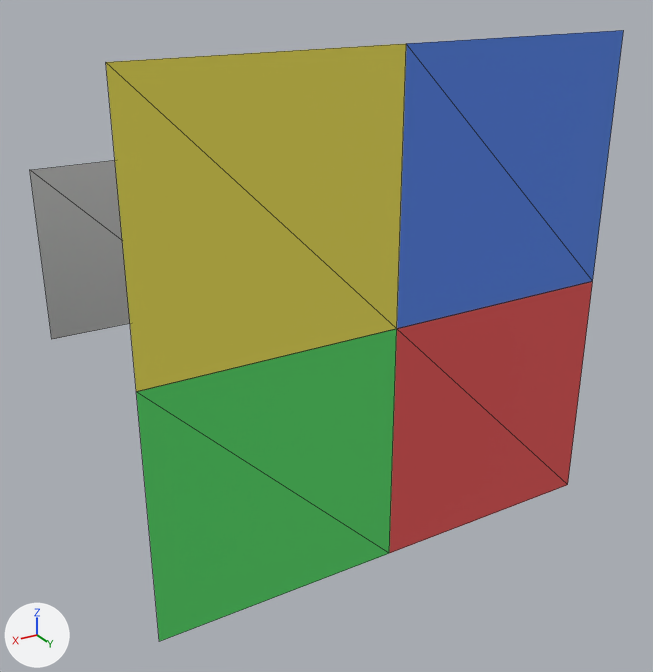
The glTF model assets/glass_fixture.gltf: old version first, new version second.
One viewpoint serves both versions: a 50 mm lens placed at (1.8, 4.0, 2.29), pointed at (-0.05, 0.91, 0.74). Arrows for +X, +Y and +Z are at lower left; the lights stay in place. The older version comes first. Mesh edges are drawn as thin lines. Where no turn or scale is listed for an object, it has been applied to the vertices.

Names of what the first picture shows: 'backdrop_blue', 'backdrop_green', 'backdrop_red', 'backdrop_yellow', 'glass_frosted'.
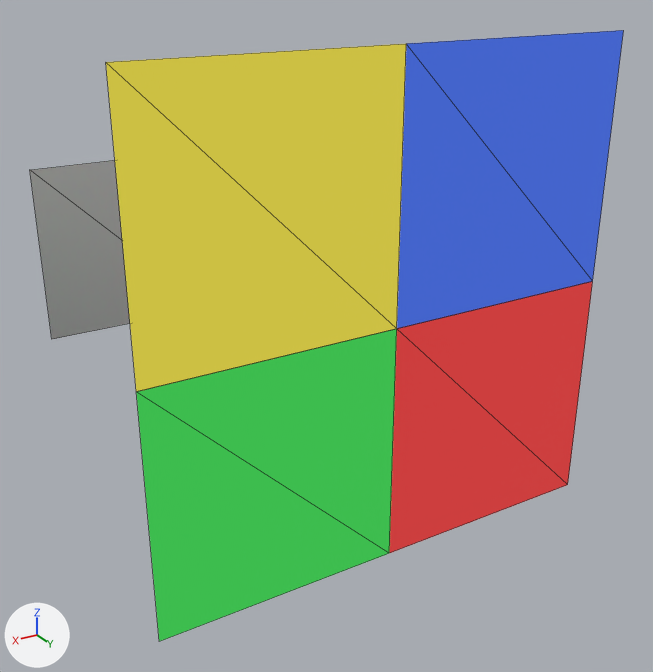
What differs and where, as boxes [x1, y1, x2, y2] in the pictures (653 x 672 px):
'backdrop_yellow', recoloured, surface changed
    both: [106, 44, 406, 392]
'backdrop_green', recoloured, surface changed
    both: [136, 329, 397, 641]
'backdrop_blue', recoloured, surface changed
    both: [397, 30, 624, 328]
'backdrop_red', recoloured, surface changed
    both: [390, 281, 593, 553]

The edits, one by one:
Material 'backdrop_red' (mat_backdrop_red) changes colour from red #ed5959 to black #000000; in linear values from (0.85, 0.1, 0.1) to (0.0, 0.0, 0.0).
In material 'backdrop_red' (mat_backdrop_red), emission_color is now set to (0.6, 0.04, 0.04), red #cb3838.
In material 'backdrop_red' (mat_backdrop_red), emission_strength is now set to 1.0.
Material 'backdrop_green' (mat_backdrop_green) changes colour from green #59e16c to black #000000; in linear values from (0.1, 0.75, 0.15) to (0.0, 0.0, 0.0).
In material 'backdrop_green' (mat_backdrop_green), emission_color is now set to (0.04, 0.5, 0.07), green #38bc4b.
In material 'backdrop_green' (mat_backdrop_green), emission_strength is now set to 1.0.
Material 'backdrop_blue' (mat_backdrop_blue) changes colour from blue #5989ed to black #000000; in linear values from (0.1, 0.25, 0.85) to (0.0, 0.0, 0.0).
In material 'backdrop_blue' (mat_backdrop_blue), emission_color is now set to (0.05, 0.12, 0.6), blue #3f61cb.
In material 'backdrop_blue' (mat_backdrop_blue), emission_strength is now set to 1.0.
Material 'backdrop_yellow' (mat_backdrop_yellow) changes colour from yellow #f3e759 to black #000000; in linear values from (0.9, 0.8, 0.1) to (0.0, 0.0, 0.0).
In material 'backdrop_yellow' (mat_backdrop_yellow), emission_color is now set to (0.6, 0.52, 0.05), yellow #cbbf3f.
In material 'backdrop_yellow' (mat_backdrop_yellow), emission_strength is now set to 1.0.
